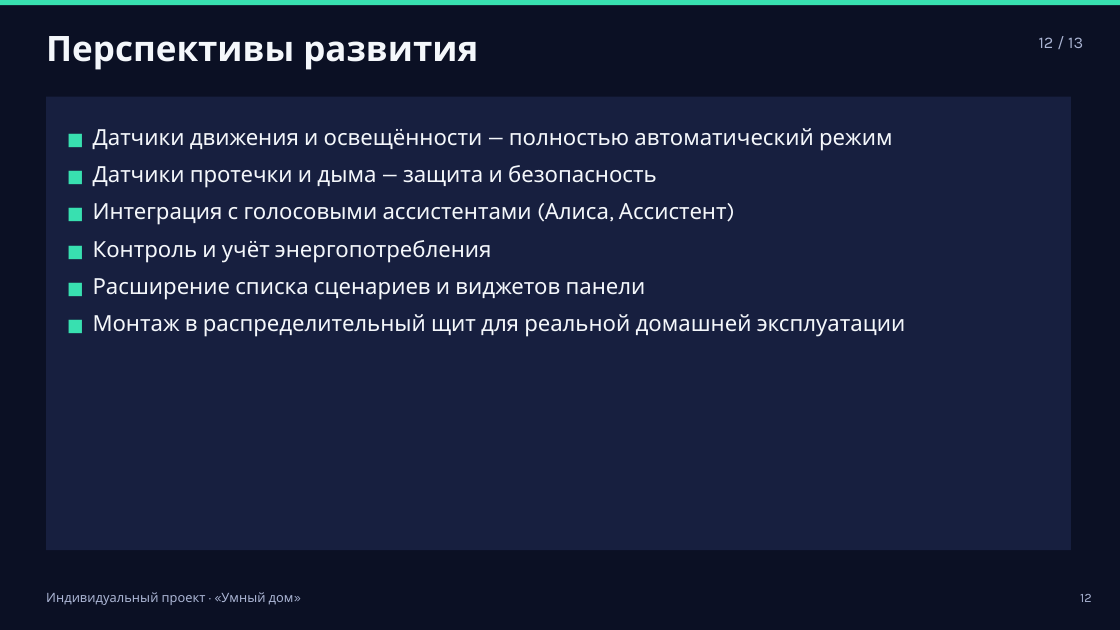
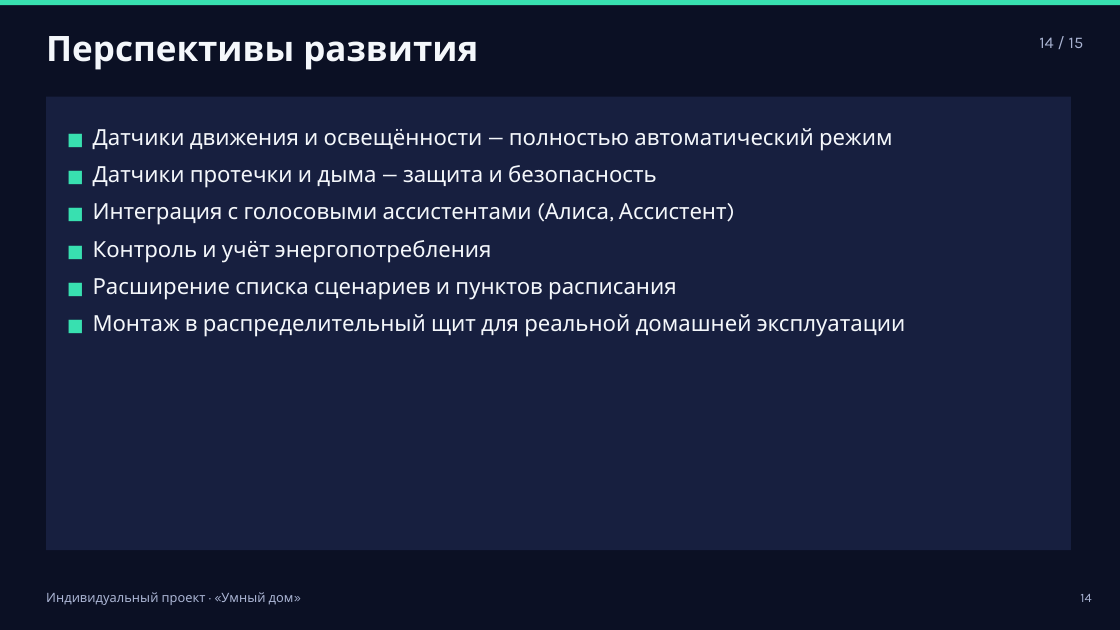
Before and after one commit to belyaevroman31-star/smart_home, a slide deck: slide 14 of Презентация проекта.ppt (slide 12 before the commit). Drawn at 1120x630 pixels with LibreOffice and Linux fonts; fonts in the diff are those of the drawing. Boxes give left, top, right and bottom in pixels: in the first picture for what was removed or moved away, otherwise in the second. Text is boxed around its words. In the diff, an @@ line names an element or a change of style, - is before the commit and + after.

```diff
--- a/Презентация проекта.ppt
+++ b/Презентация проекта.ppt
@@ text at (1039, 37, 1084, 48): text changed @@
-12 / 13
+14 / 15
@@ text at (93, 278, 677, 300): text changed @@
-■ Расширение списка сценариев и виджетов панели
+■ Расширение списка сценариев и пунктов расписания
@@ text at (1080, 594, 1091, 602): text changed @@
-12
+14
```
Also in this commit, not shown: 11 other slides changed, 2 slides added, 6 other files.
